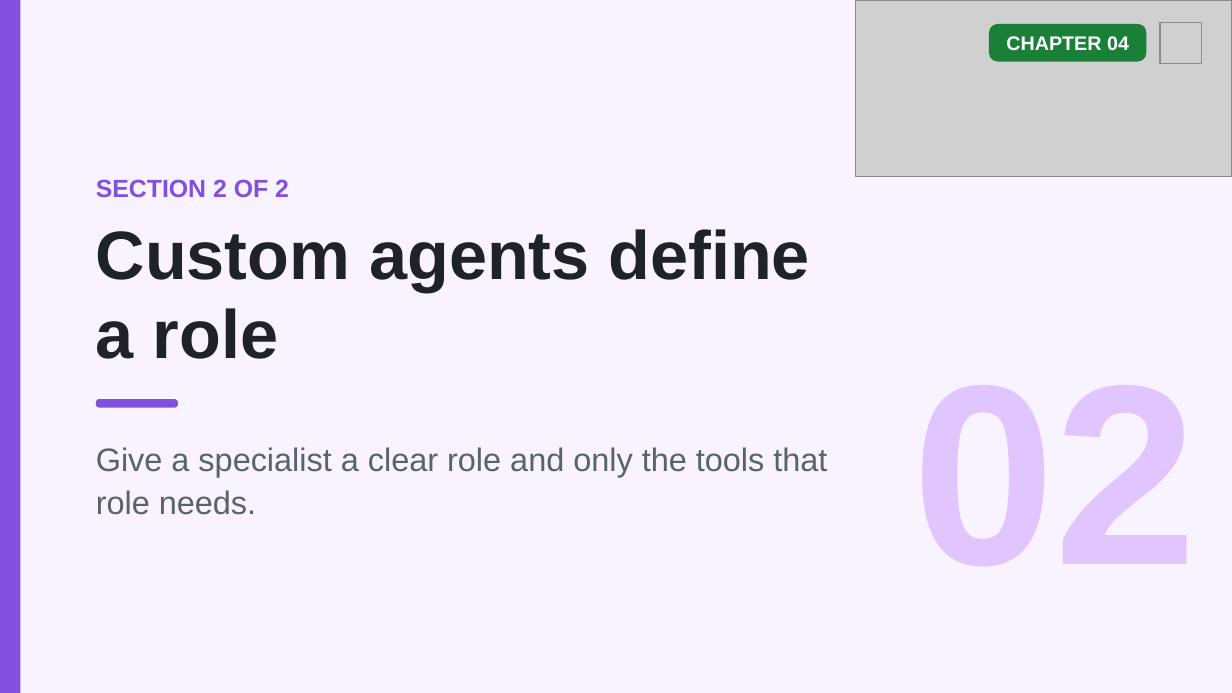
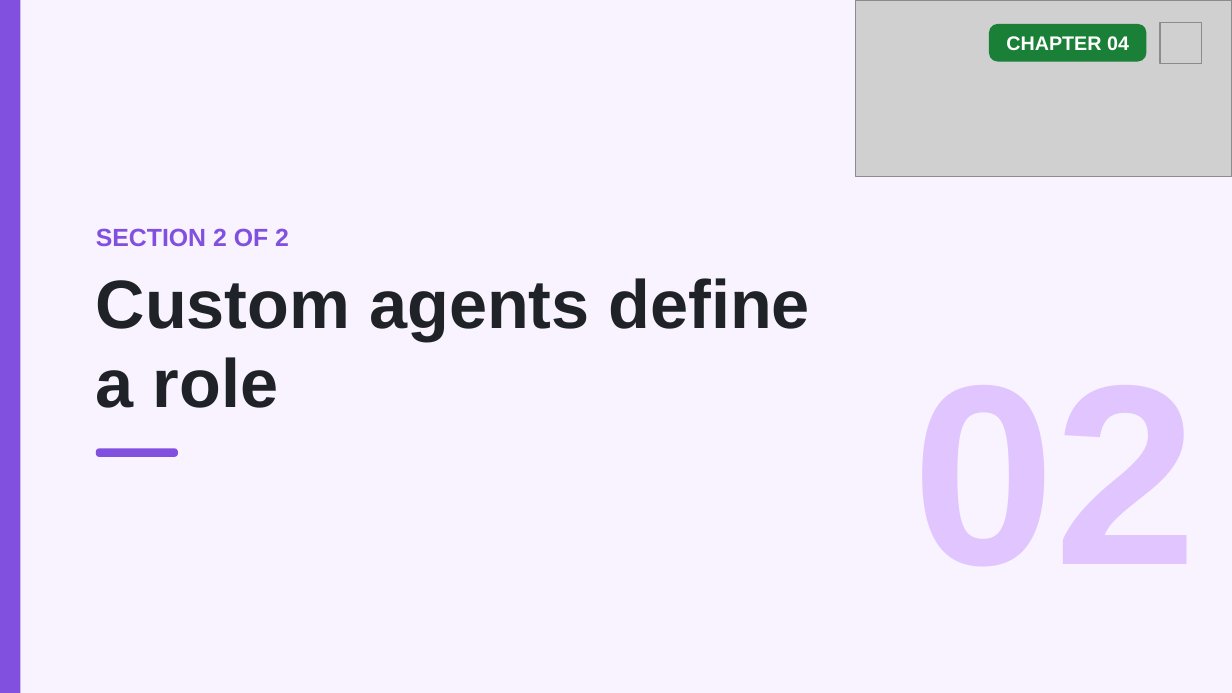
Before and after one commit to github/copilot-app-for-beginners, a slide deck: slide 10 of slides/04-skills-custom-agents.pptx. Drawn at 1232x693 pixels with LibreOffice and Linux fonts; fonts in the diff are those of the drawing; grey boxes stand for pictures. Boxes give left, top, right and bottom in pixels: in the first picture for what was removed or moved away, otherwise in the second. Text is boxed around its words. In the diff, an @@ line names an element or a change of style, - is before the commit and + after.

```diff
--- a/slides/04-skills-custom-agents.pptx
+++ b/slides/04-skills-custom-agents.pptx
@@ 2 texts, 1 rounded rectangle: place and size @@
-2 texts, 1 rounded rectangle at (96, 179, 810, 408)
+2 texts, 1 rounded rectangle at (96, 228, 810, 457)
@@ text removed at (96, 447, 827, 515) @@
-Give a specialist a clear role and only the tools that role needs.
```
Also in this commit, not shown: 1 other slide changed, 1 slide removed, 7 other files.
